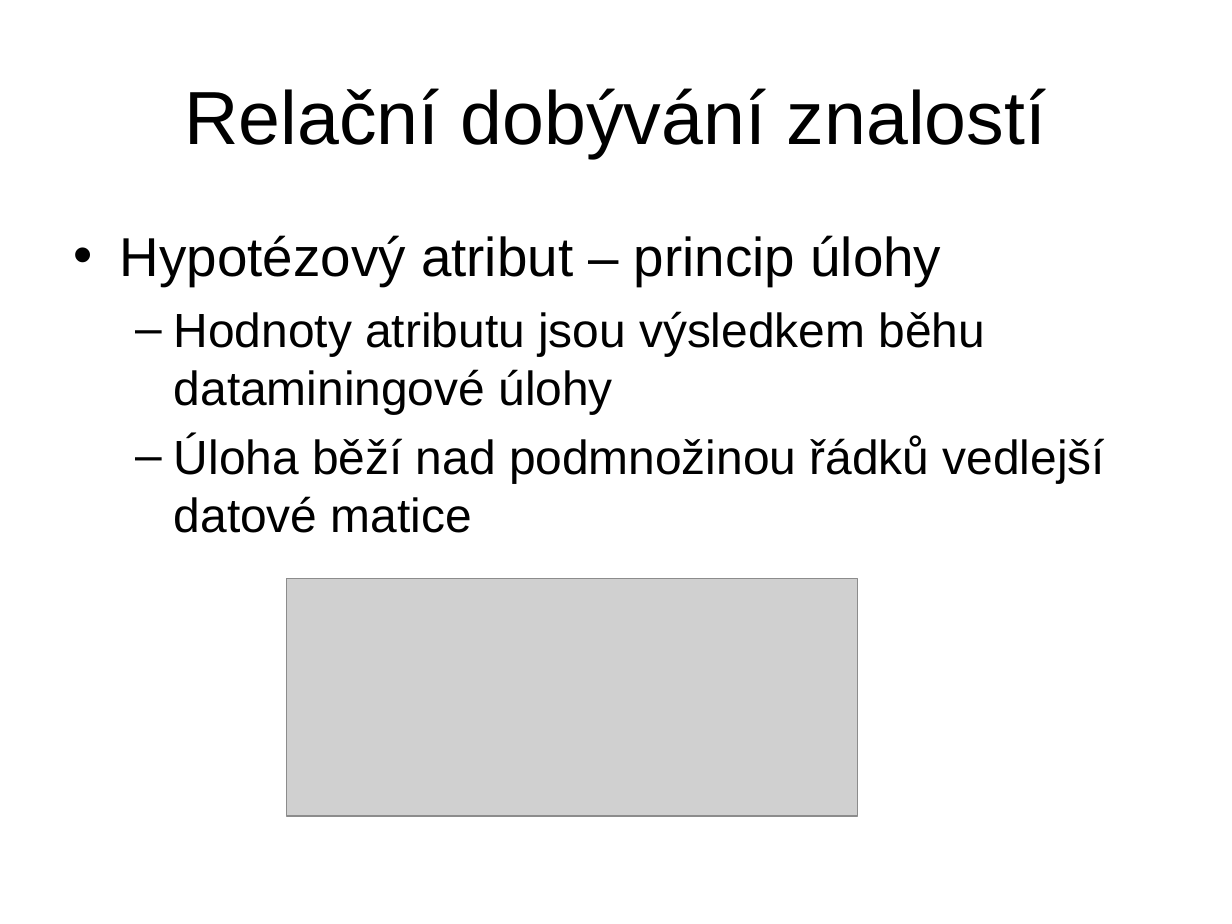
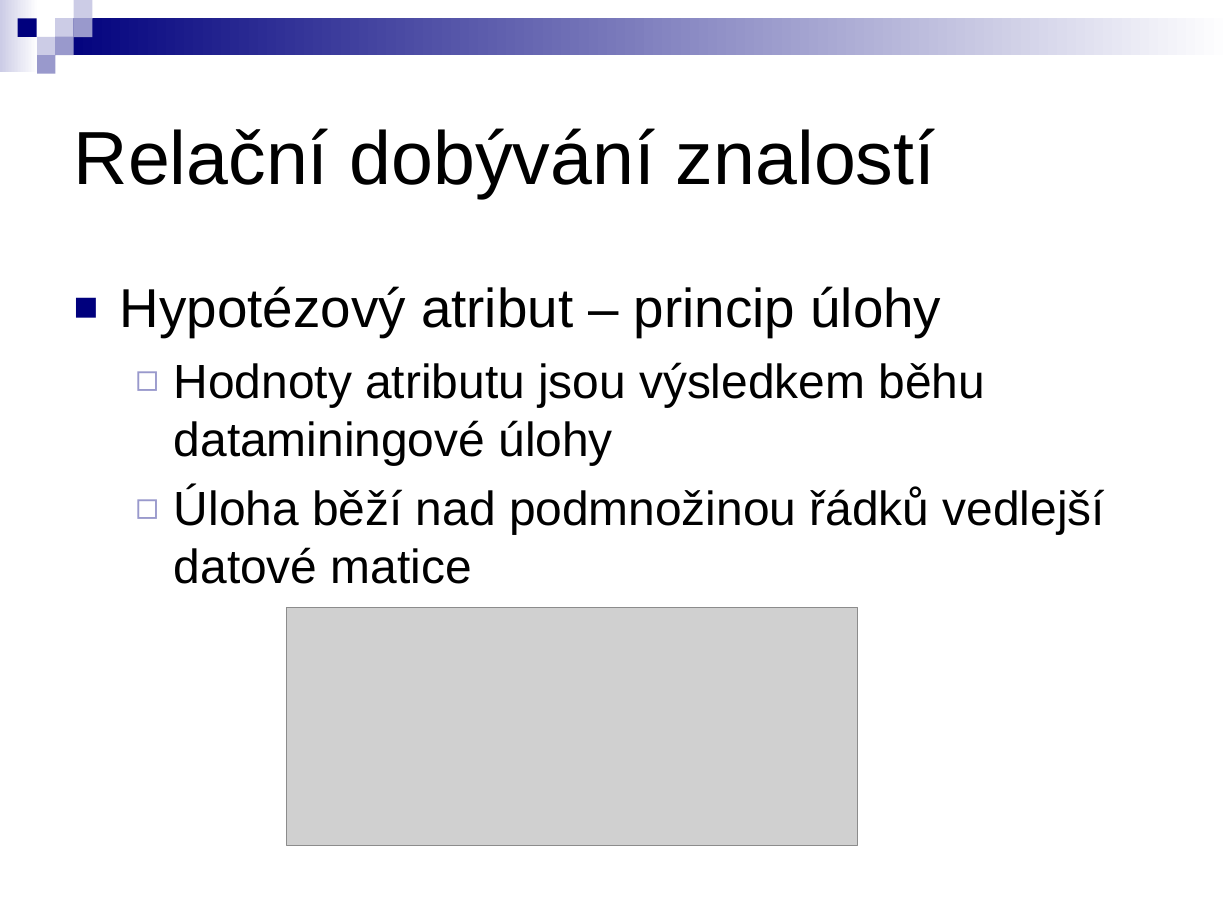
Before and after one commit to michalkovy/ferda, a slide deck: slide 9 of publications/diplomky/kuzmos/Prezentace/Relační GUHA procedury.ppt (slide 10 before the commit). Drawn at 1232x924 pixels with LibreOffice and Linux fonts; fonts in the diff are those of the drawing; grey boxes stand for pictures. Boxes give left, top, right and bottom in pixels: in the first picture for what was removed or moved away, otherwise in the second. Text is boxed around its words. In the diff, an @@ line names an element or a change of style, - is before the commit and + after.

```diff
--- a/publications/diplomky/kuzmos/Prezentace/Relační GUHA procedury.ppt
+++ b/publications/diplomky/kuzmos/Prezentace/Relační GUHA procedury.ppt
@@ group added at (0,0,1232,74): 9 rectangles @@
@@ title "Relační dobývání znalostí": place and size @@
-title "Relační dobývání znalostí" at (185,88,1046,158)
+title "Relační dobývání znalostí" at (74,128,935,198)
@@ title "Relační dobývání znalostí" at (74,128,935,198): alignment centre to left @@
@@ text "Hypotézový atribut – princip úlohy": place and size @@
-text "Hypotézový atribut – princip úlohy" at (120,235,1105,533)
+text "Hypotézový atribut – princip úlohy" at (120,286,1105,584)
@@ text "Hypotézový atribut – princip úlohy" at (120,286,1105,584): bullet • to ■; bullet colour #000000 to #00007D; bullet – to ◻; bullet colour #000000 to #9999CC @@
@@ picture: place and size @@
-picture at (286,578,857,816)
+picture at (286,607,857,845)
```
Also in this commit, not shown: 15 other slides changed, 1 slide added, 1 slide removed, 14 other files.
